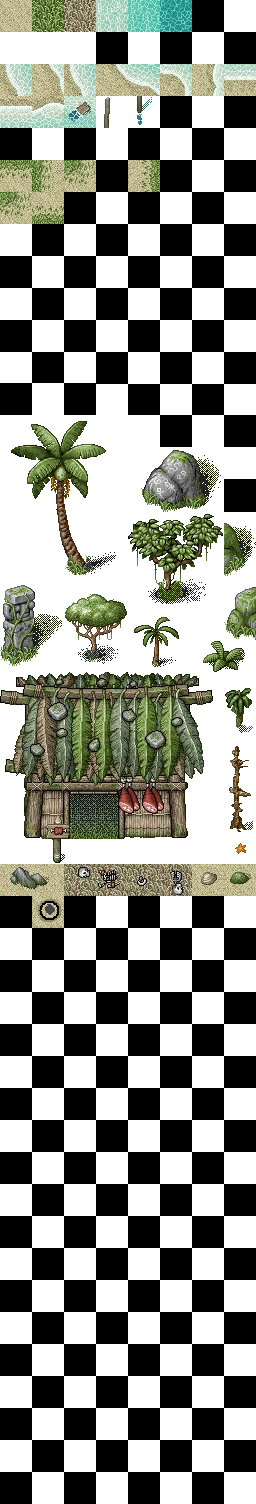
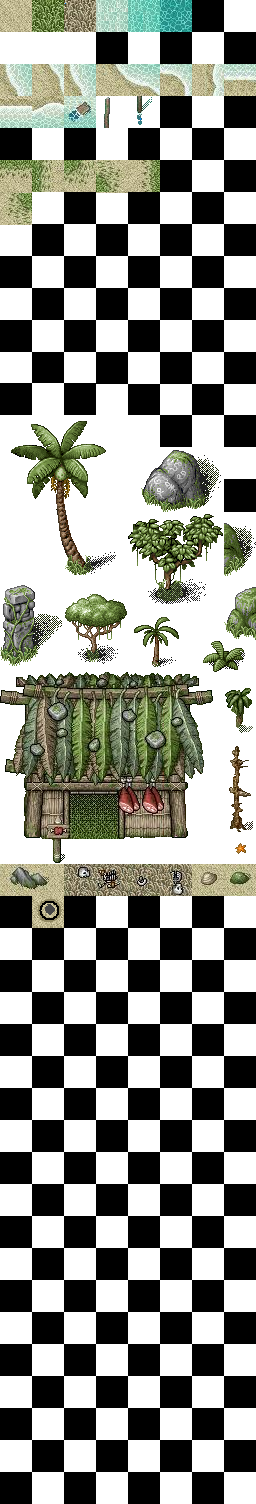
Layers edited between the first and the second 256 × 1504 image:
removed layer "레이어 1" over (0, 160, 128, 225)
added layer "레이어 4" above "레이어 3" over (0, 192, 32, 225)
added layer "레이어 3" above "레이어 0" over (96, 160, 128, 193)
